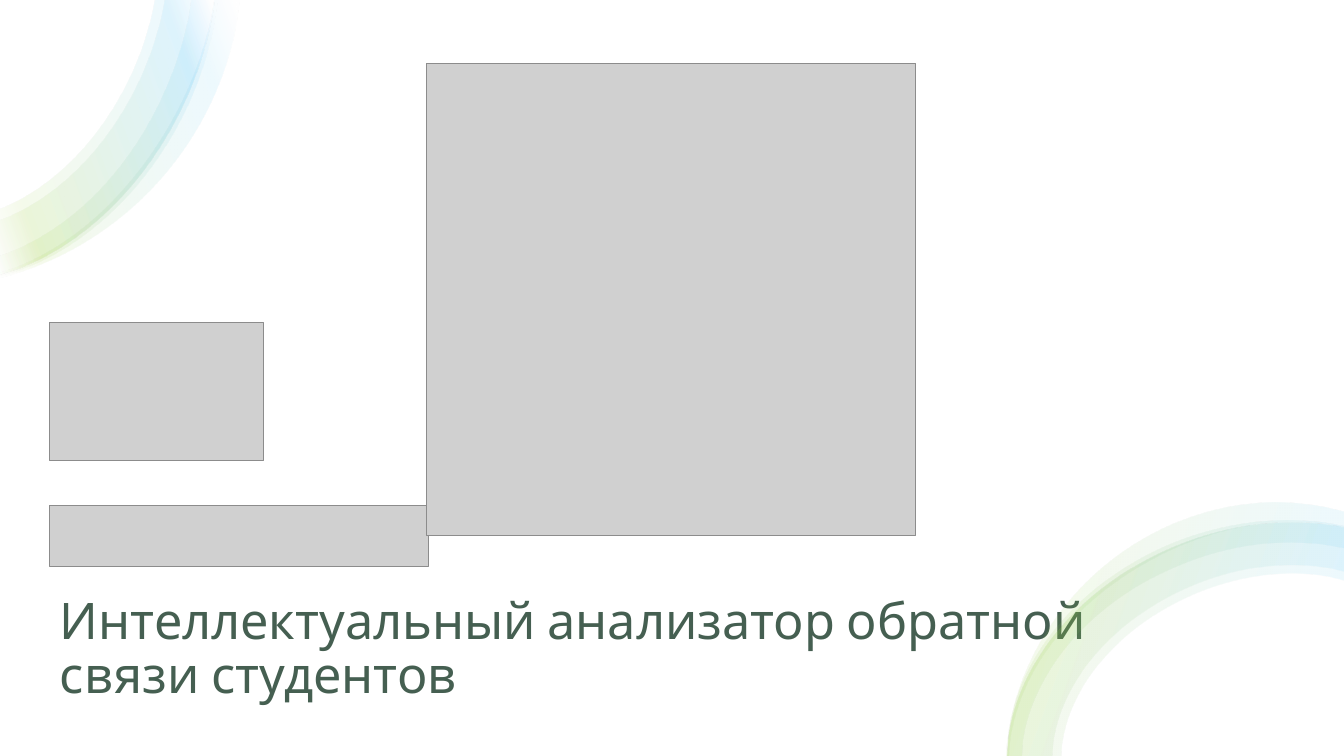
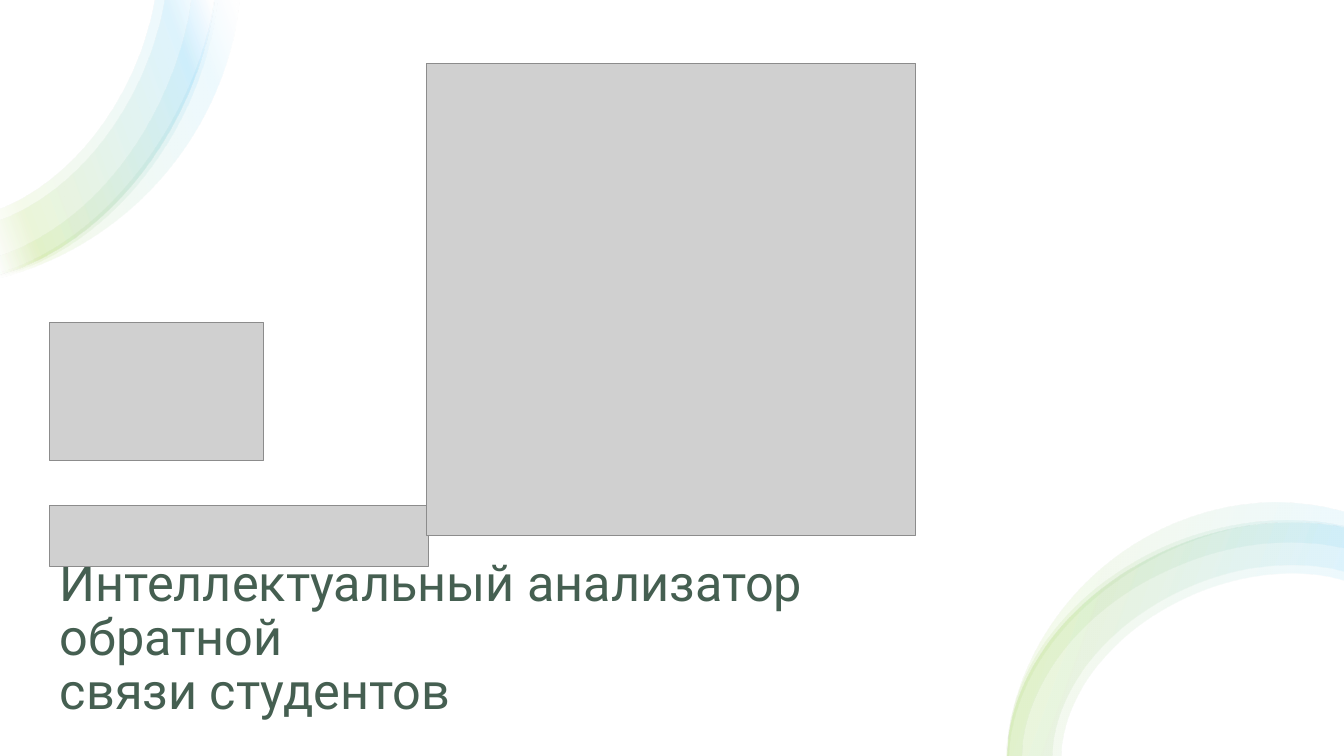
Before and after one commit to zibestr/Feedback-Analytics, a slide deck: slide 1 of presentation/protection.pptx. Drawn at 1344x756 pixels with LibreOffice and Linux fonts; fonts in the diff are those of the drawing; grey boxes stand for pictures. Boxes give left, top, right and bottom in pixels: in the first picture for what was removed or moved away, otherwise in the second. Text is boxed around its words. In the diff, an @@ line names an element or a change of style, - is before the commit and + after.

```diff
--- a/presentation/protection.pptx
+++ b/presentation/protection.pptx
@@ title "Интеллектуальный анализатор обратной связи студентов": place and size @@
-title "Интеллектуальный анализатор обратной связи студентов" at (60, 600, 1086, 705)
+title "Интеллектуальный анализатор обратной связи студентов" at (60, 554, 802, 720)
@@ title "Интеллектуальный анализатор обратной связи студентов" at (60, 554, 802, 720): font Cabin to Roboto @@
```
Also in this commit, not shown: 7 other slides changed, 1 slide added, 2 slides removed, 4 other files.
